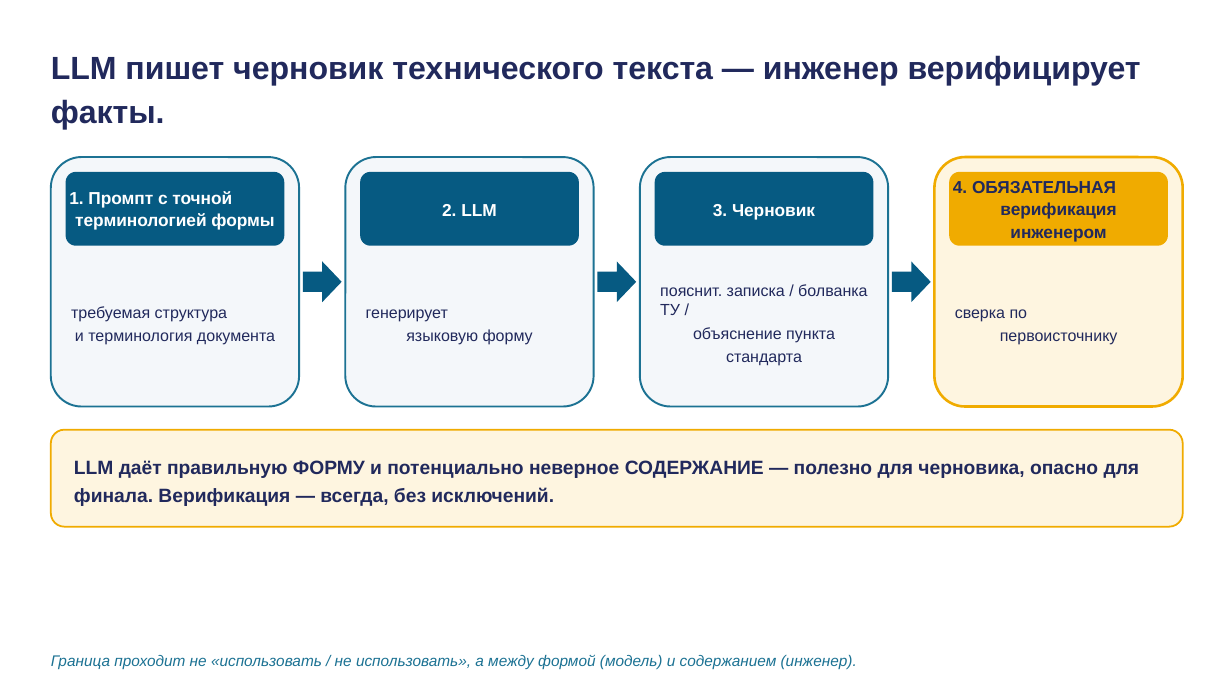
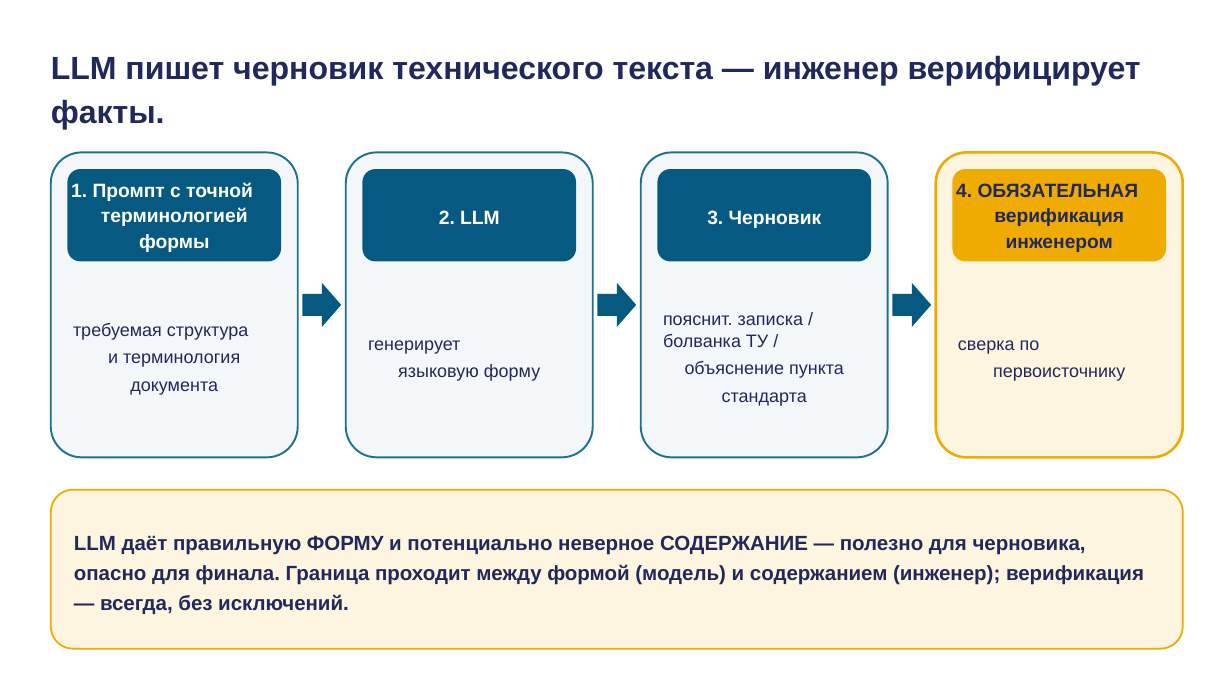
Before and after one commit to tellina-study/AI-usage-lessons, a slide deck: slide 22 of library/lectures/lec-06/rendered/lec-06.pptx. Drawn at 1232x693 pixels with LibreOffice and Linux fonts; fonts in the diff are those of the drawing. Boxes give left, top, right and bottom in pixels: in the first picture for what was removed or moved away, otherwise in the second. Text is boxed around its words. In the diff, an @@ line names an element or a change of style, - is before the commit and + after.

```diff
--- a/library/lectures/lec-06/rendered/lec-06.pptx
+++ b/library/lectures/lec-06/rendered/lec-06.pptx
@@ rounded rectangle resized from (x1=51, y1=157, x2=299, y2=407) to (x1=51, y1=152, x2=298, y2=457) @@
@@ rounded rectangle resized from (x1=66, y1=172, x2=285, y2=246) to (x1=67, y1=169, x2=281, y2=262) @@
@@ rounded rectangle resized from (x1=346, y1=157, x2=594, y2=407) to (x1=346, y1=152, x2=592, y2=457) @@
@@ rounded rectangle resized from (x1=360, y1=172, x2=579, y2=246) to (x1=362, y1=169, x2=576, y2=262) @@
@@ size 13.5 to 15 pt; line spacing 1.08 to 1.1 in 4 elements at (x1=707, y1=210, x2=822, y2=228), (x1=71, y1=182, x2=253, y2=252), (x1=956, y1=183, x2=1139, y2=252), (x1=439, y1=210, x2=500, y2=224) @@
@@ rounded rectangle resized from (x1=640, y1=157, x2=888, y2=407) to (x1=640, y1=152, x2=887, y2=457) @@
@@ rounded rectangle resized from (x1=654, y1=172, x2=873, y2=246) to (x1=657, y1=169, x2=871, y2=262) @@
@@ proportions changed in 4 elements at (x1=640, y1=152, x2=887, y2=457), (x1=51, y1=152, x2=298, y2=457), (x1=346, y1=152, x2=592, y2=457), (x1=936, y1=152, x2=1183, y2=457) @@
@@ rounded rectangle resized from (x1=934, y1=157, x2=1183, y2=407) to (x1=936, y1=152, x2=1183, y2=457) @@
@@ rounded rectangle resized from (x1=949, y1=172, x2=1168, y2=246) to (x1=953, y1=169, x2=1166, y2=262) @@
@@ text "требуемая структура и терминология документа" moved from (x1=71, y1=306, x2=275, y2=345) to (x1=73, y1=323, x2=248, y2=395) @@
@@ right arrow resized from (x1=303, y1=262, x2=342, y2=302) to (x1=302, y1=283, x2=341, y2=327) @@
@@ text "генерирует языковую форму" moved from (x1=366, y1=309, x2=533, y2=345) to (x1=368, y1=340, x2=540, y2=381) @@
@@ right arrow resized from (x1=597, y1=262, x2=636, y2=302) to (x1=597, y1=283, x2=636, y2=327) @@
@@ text "пояснит. записка / болванка ТУ ..." moved from (x1=660, y1=284, x2=867, y2=366) to (x1=663, y1=315, x2=844, y2=406) @@
@@ right arrow resized from (x1=892, y1=262, x2=931, y2=302) to (x1=893, y1=283, x2=932, y2=327) @@
@@ size 12.5 to 14 pt; line spacing 1.22 to 1.28 in 4 elements at (x1=663, y1=315, x2=844, y2=406), (x1=73, y1=323, x2=248, y2=395), (x1=368, y1=340, x2=540, y2=381), (x1=958, y1=340, x2=1125, y2=381) @@
@@ text "сверка по первоисточнику" moved from (x1=955, y1=309, x2=1118, y2=345) to (x1=958, y1=340, x2=1125, y2=381) @@
@@ rounded rectangle resized from (x1=51, y1=430, x2=1183, y2=527) to (x1=51, y1=490, x2=1183, y2=649) @@
@@ text at (x1=74, y1=535, x2=1144, y2=614): text changed; size 15 to 16 pt @@
-LLM даёт правильную ФОРМУ и потенциально неверное СОДЕРЖАНИЕ — полезно для черновика, опасно для финала. Верификация — всегда, без исключений.
+LLM даёт правильную ФОРМУ и потенциально неверное СОДЕРЖАНИЕ — полезно для черновика, опасно для финала. Граница проходит между формой (модель) и содержанием (инженер); верификация — всегда, без исключений.
@@ text removed at (x1=51, y1=654, x2=857, y2=670) @@
-Граница проходит не «использовать / не использовать», а между формой (модель) и содержанием (инженер).
```
Also in this commit, not shown: 29 other slides changed, 8 other files.
